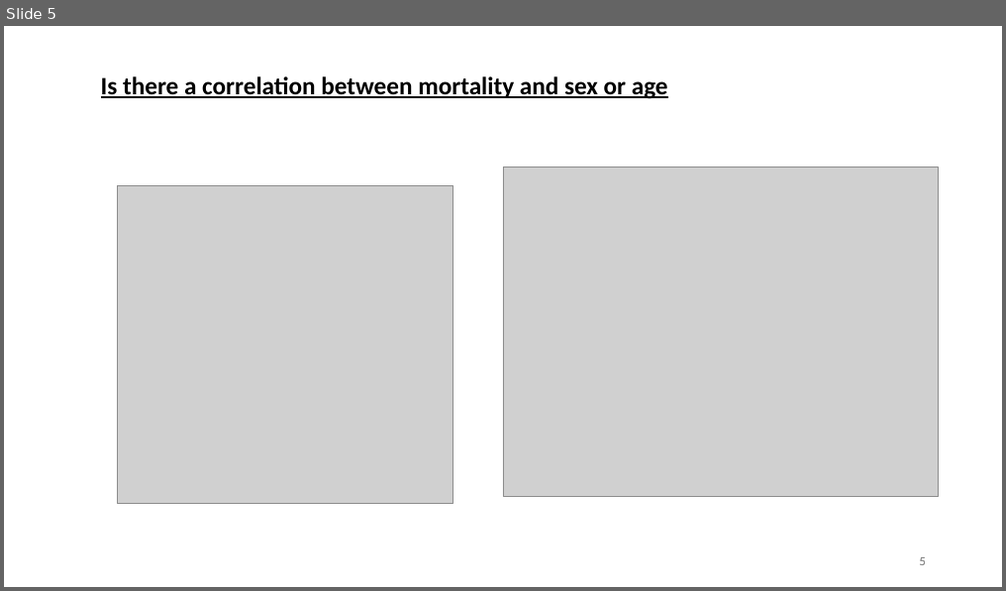
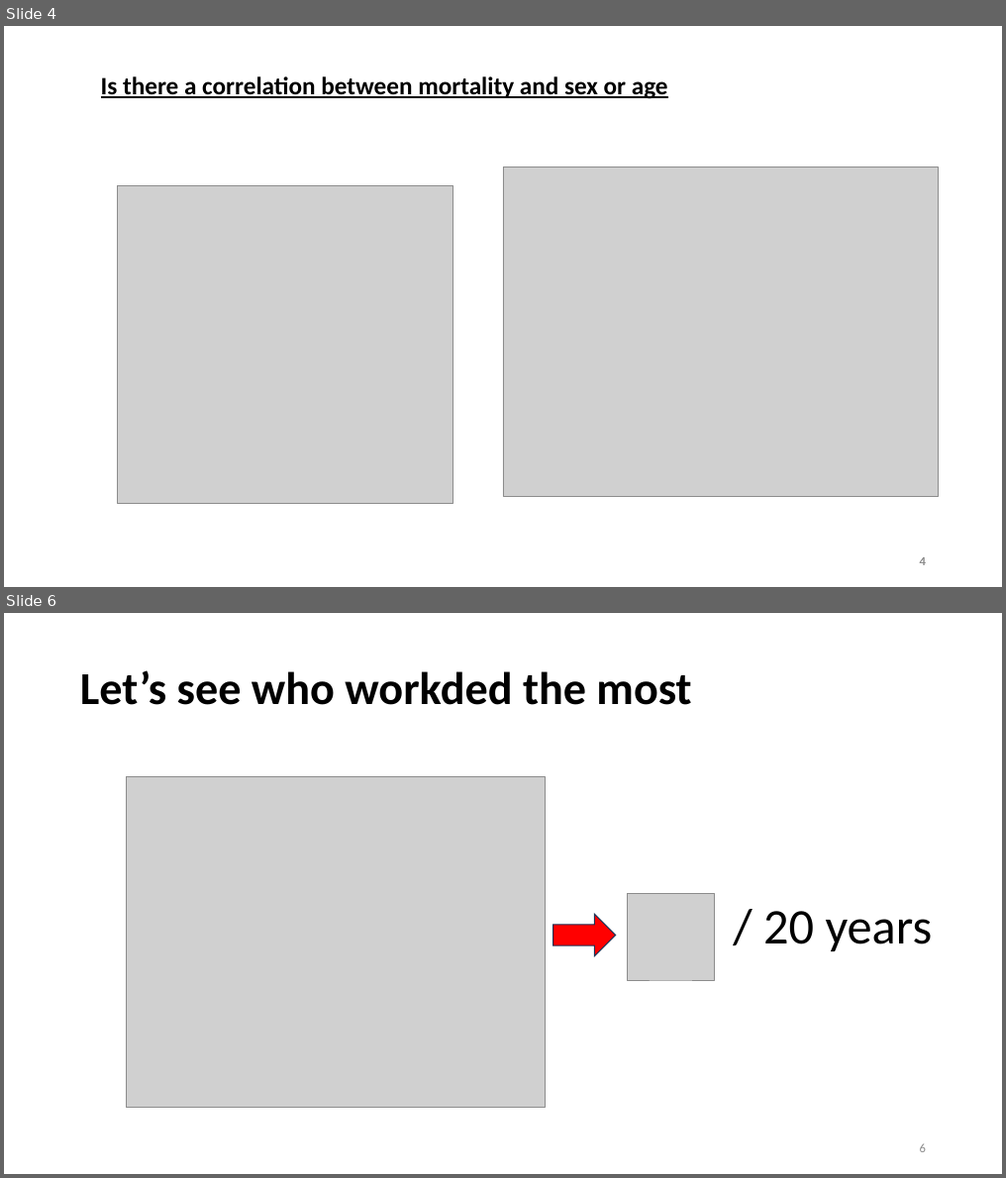
Before and after one commit to psaeztorres/PROJECT-1, a slide deck: images/Shark attacks.pptx. Shown one above the other, each under a label of ours: slide 5 before the commit, slides 4 and 6 after it; the slides between them are not shown. The pictures are 1006x591 and 1006x1178 pixels, drawn with LibreOffice and Linux fonts; fonts in the diff are those of the drawing; grey boxes stand for pictures. Boxes give left, top, right and bottom in pixels: in the first picture for what was removed or moved away, otherwise in the second. Text is boxed around its words. In the diff, an @@ line names an element or a change of style, - is before the commit and + after.

```diff
--- a/images/Shark attacks.pptx
+++ b/images/Shark attacks.pptx
@@ slide 6 added at bbox=[4, 613, 1002, 1174], background #FFFFFF @@
@@ title added at bbox=[80, 670, 691, 705], 44 pt, text #000000, bold @@
+Let’s see who workded the most
@@ picture added at bbox=[126, 777, 546, 1108] @@
@@ picture added at bbox=[628, 894, 715, 980] @@
@@ right arrow added at bbox=[553, 914, 616, 956], fill #FF0000, outline #1E3256 1 pt @@
@@ text added at bbox=[763, 911, 933, 952], 48 pt, text #000000 @@
+/ 20 years
@@ page number added at bbox=[920, 1144, 926, 1153], 12 pt, text #8C8C8C @@
+6
@@ what was slide 5 is now slide 4 @@
@@ page number at bbox=[709, 547, 934, 576]: text changed @@
-5
+4
@@ page number at bbox=[920, 558, 926, 566]: text changed @@
-5
+4
```
Also in this commit, not shown: 2 slides changed, 1 other slide added, 4 other files.
